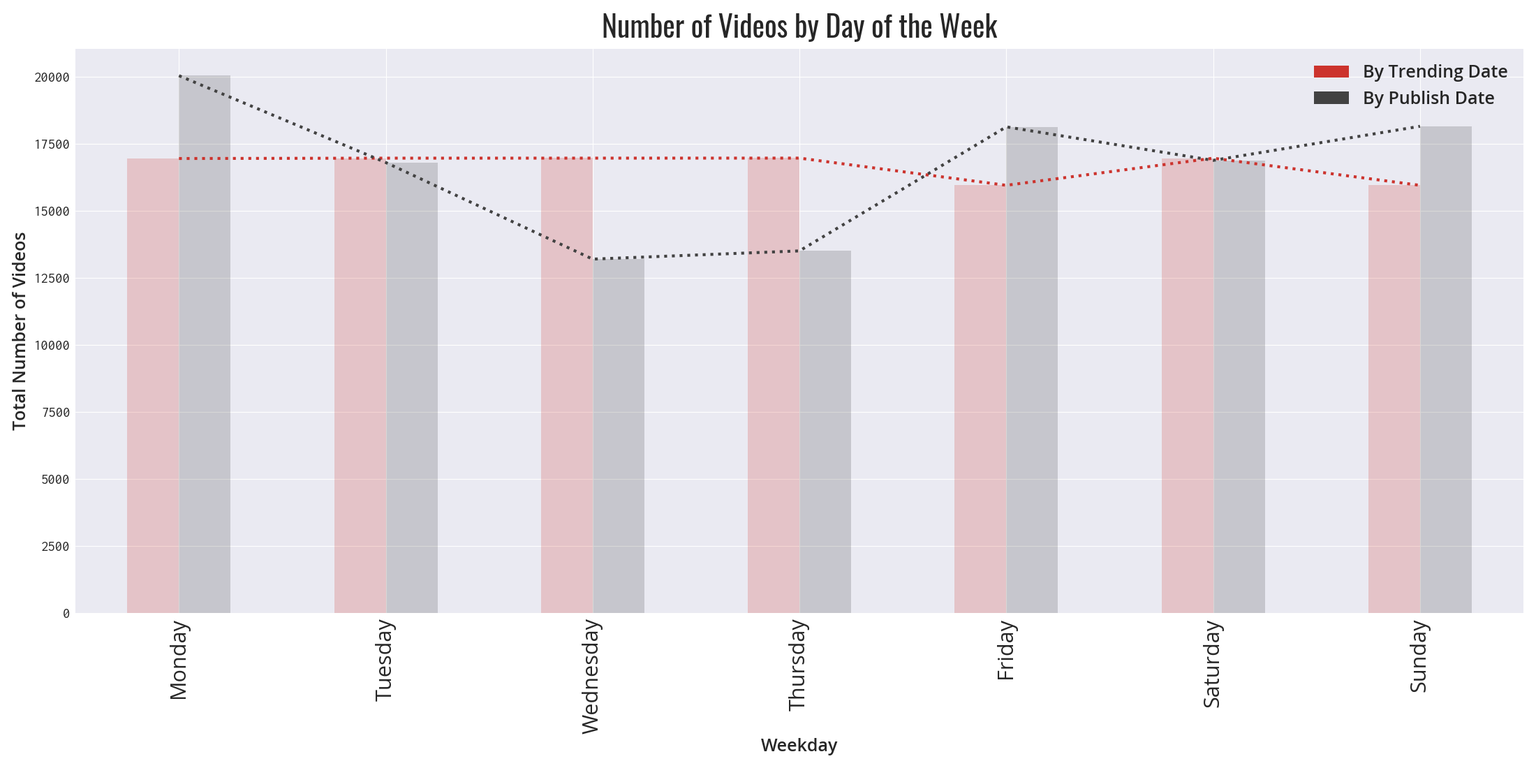
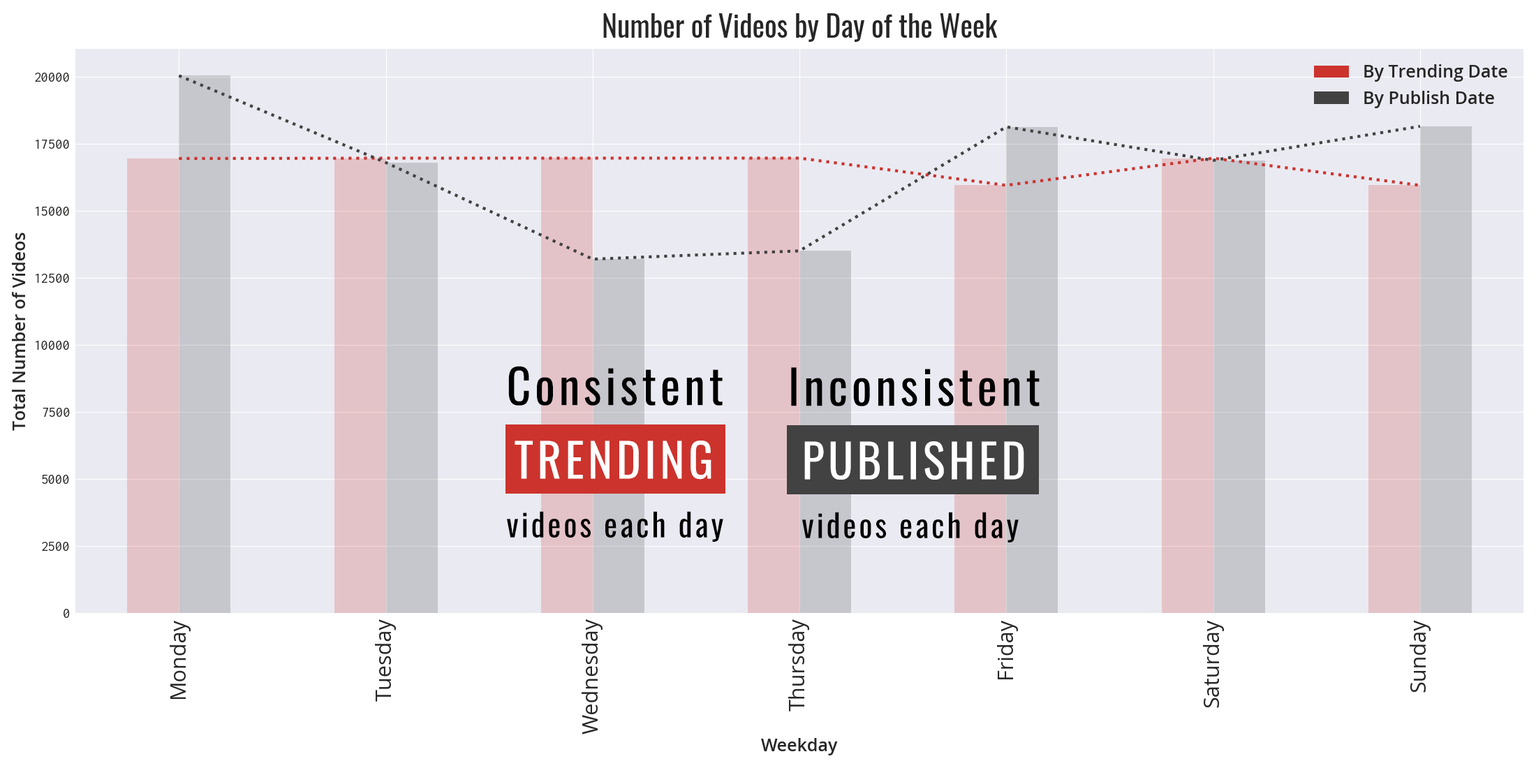
Revision of a layered w=1536, h=768 image; what changed, layer by layer:
added layer "videos each day copy" above "Inconsistent" over bbox(802, 511, 1019, 543)
added layer "Inconsistent" above "PUBLISHED" over bbox(790, 367, 1040, 407)
added layer "PUBLISHED" above "Layer 1 copy" over bbox(804, 441, 1025, 480)
added layer "Layer 1 copy" above "videos each day" over bbox(786, 425, 1039, 495)
added layer "videos each day" above "Consistent" over bbox(506, 511, 724, 542)
renamed "DayOfTheWeekCount_TrendOnly" to "Consistent", opacity 79% → 100%, painted on it over bbox(505, 365, 1040, 543)
added layer "TRENDING" above "Layer 1" over bbox(514, 440, 712, 480)
added layer "Layer 1" above "Layer 0" over bbox(505, 424, 726, 494)
painted on "Layer 0" over bbox(505, 365, 1040, 543)
